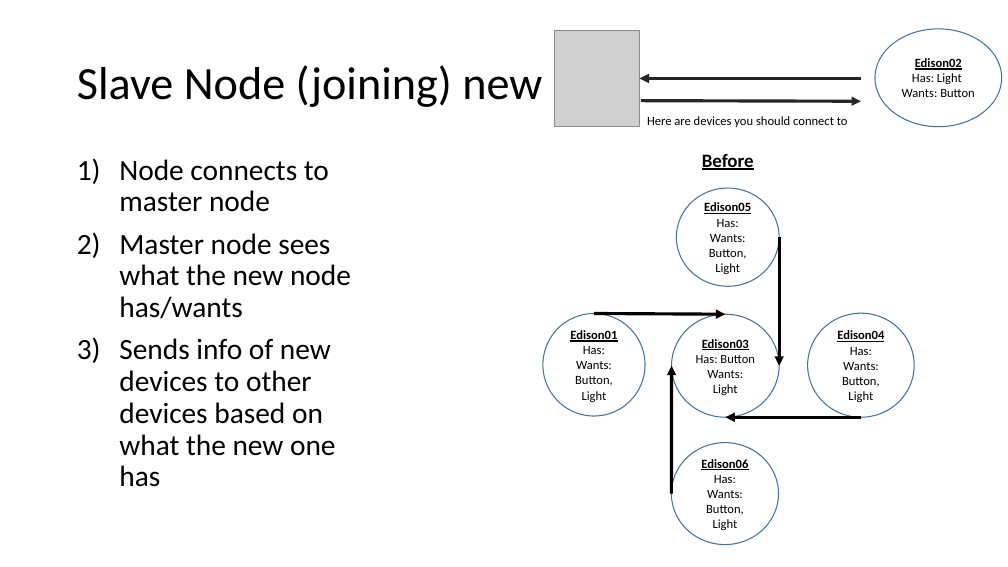
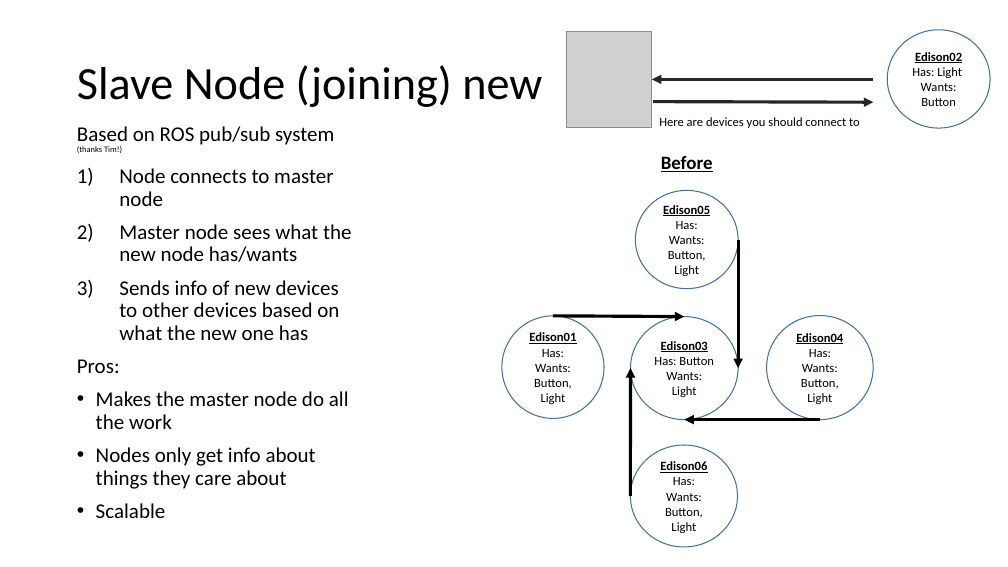
Before and after one commit to rush2sk8/Intel-Edison-PS, a slide deck: slide 5 of node network.pptx (slide 6 before the commit). Drawn at 1008x567 pixels with LibreOffice and Linux fonts; fonts in the diff are those of the drawing; grey boxes stand for pictures. Boxes give left, top, right and bottom in pixels: in the first picture for what was removed or moved away, otherwise in the second. Text is boxed around its words. In the diff, an @@ line names an element or a change of style, - is before the commit and + after.

```diff
--- a/node network.pptx
+++ b/node network.pptx
@@ ellipse "Edison02": place and size @@
-ellipse "Edison02" at [875, 29, 1002, 126]
+ellipse "Edison02" at [888, 29, 991, 128]
@@ picture: place and size @@
-picture at [554, 30, 640, 127]
+picture at [567, 31, 653, 128]
@@ text "Based on ROS pub/sub system ...": place and size @@
-text "Based on ROS pub/sub system ..." at [119, 159, 351, 487]
+text "Based on ROS pub/sub system ..." at [77, 126, 352, 518]
@@ 2 arrows, 1 text: place and size @@
-2 arrows, 1 text at [640, 79, 861, 127]
+2 arrows, 1 text at [652, 79, 873, 128]
@@ text at [77, 126, 334, 153]: paragraph added @@
+Based on ROS pub/sub system (thanks Tim!)
@@ text at [119, 168, 352, 340]: size 28 to 20 pt in "Node connects to master node", "Master node sees what the new node ...", "Sends info of new devices to other ..." @@
@@ 2 arrows, 1 text, 1 ellipse: place and size @@
-2 arrows, 1 text, 1 ellipse at [677, 154, 861, 417]
+2 arrows, 1 text, 1 ellipse at [635, 156, 820, 420]
@@ 4 ellipses, 2 arrows: place and size @@
-4 ellipses, 2 arrows at [543, 313, 914, 545]
+4 ellipses, 2 arrows at [502, 315, 873, 547]
@@ text at [77, 359, 349, 518]: paragraphs added @@
+Pros:
+• Makes the master node do all the work
+• Nodes only get info about things they care about
+• Scalable
```
Also in this commit, not shown: 3 other slides changed, 1 slide removed.
